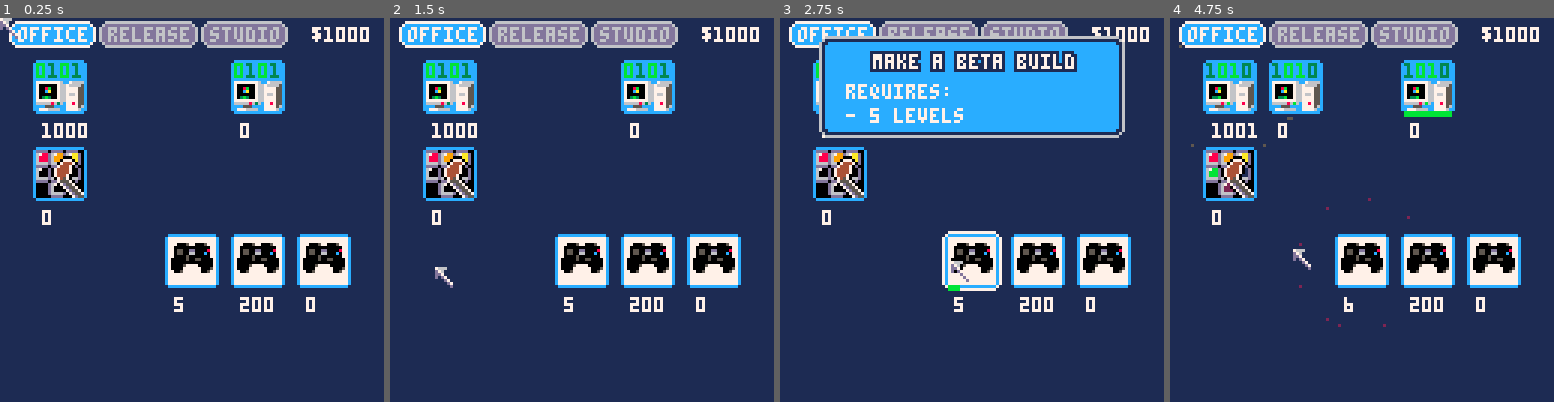
Above: before the commit, frames 1-4 (left to right).
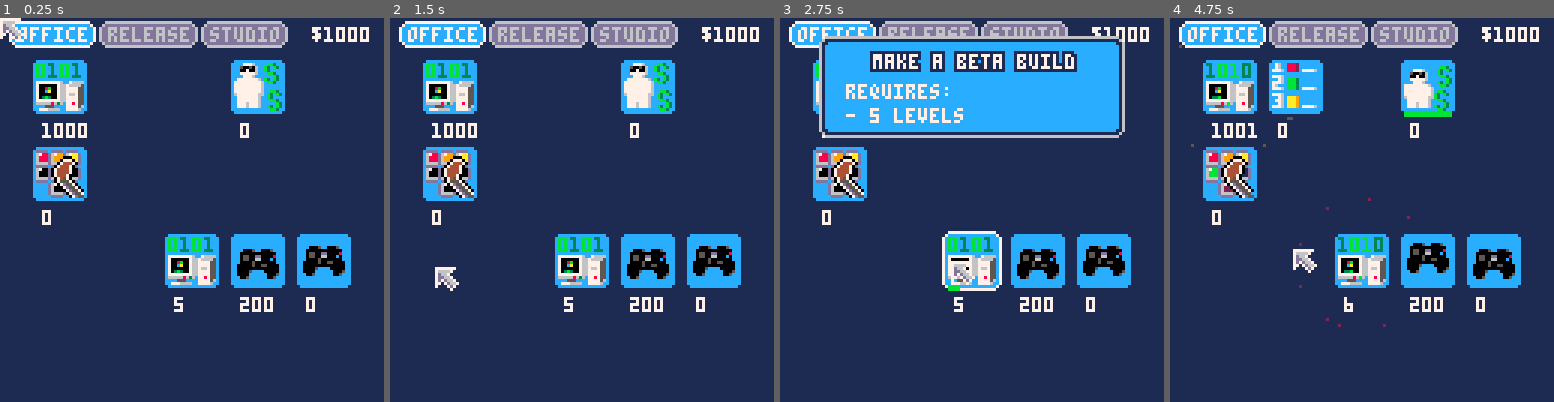
Above: after the commit, the same moments.

Repository: wesen/carts
Game: PICO-8 cartridge games/gamedevgame/gamedevgame.p8
Two runs of this game, one before a commit and one after it. Both use one fixed random seed, a clock stepped at 60 frames per second and the inputs below.
Inputs (mouse positions are in pixels of both pictures, inside the frame that each line leads up to):
- Up to frame 1 (0.25 s): no input
- Up to frame 2 (1.5 s): click (670, 121) at 0.67 s; click (436, 267) at 1.22 s
- Up to frame 3 (2.75 s): click (887, 114) at 1.77 s; click (952, 259) at 2.32 s
- Up to frame 4 (4.75 s): click (1404, 106) at 2.87 s; click (1465, 256) at 3.42 s; click (1231, 102) at 3.97 s; click (1292, 248) at 4.52 s

The runs differ from the first frame. In frame 1, 5.2% of the frame differs, in the area x 0-91%, y 0-70%; in frame 2, 5.3%; in frame 3, 3.9%; in frame 4, 6.2%, in the area x 9-91%, y 11-70%.

Commit message:
Add new icons and mouse trails

Diff:
--- a/games/gamedevgame/gamedevgame.lua
+++ b/games/gamedevgame/gamedevgame.lua
@@ -13,6 +13,7 @@
 --#include tween
 --#include button
 --#include dialogbox
+--#include mouse
 
 --#include resourcemanager
 --#include tab
--- a/games/gamedevgame/gamedevgame.p8
+++ b/games/gamedevgame/gamedevgame.p8
@@ -704,6 +704,45 @@
   print(self.text[i][2],x+7,y+i*8-2,self.text[i][1])
  end
 end
+
+cls_mouse=class(function(self)
+ self.trails={}
+ self.idx=1
+ self.prev_x=0
+ self.prev_y=0
+end)
+
+function sqr(x) return x*x end
+
+function cls_mouse:draw()
+ local n=5
+ spr(1,glb_mouse_x,glb_mouse_y)
+
+ for i=1,n do
+  local idx=(self.idx+i-1)%n
+  if self.trails[idx]!=nil then
+   local v=self.trails[idx]
+   local x=v[1]
+   local y=v[2]
+   local d=sqr(glb_mouse_x+7-x)+sqr(glb_mouse_y+7-y)
+   darken((n-i)*100/n/2)
+   if d>10 then
+    local r=i/(n/3)+1
+    -- circfill(v[1],v[2],r,7)
+    spr(1,v[1],v[2])
+   end
+  end
+ end
+ pal()
+ -- if self.prev_x!=glb_mouse_x or self.prev_y!=glb_mouse_y then
+  self.trails[self.idx]={glb_mouse_x,glb_mouse_y}
+  self.idx=(self.idx+1)%n
+ -- end
+ self.prev_x=glb_mouse_x
+ self.prev_y=glb_mouse_y
+end
+
+glb_mouse=cls_mouse.init()
 
 
 resource_manager_cls=class(function(self)
@@ -869,6 +908,7 @@
 
  self.stat_t=0
  self.stat_produced=0
+ self.offset=0
 
  if glb_debug then
   -- self.created=true
@@ -910,7 +950,7 @@
   draw_rounded_rect1(x,y,w,w,glb_bg_col2)
  end
 
- spr(self.spr+frame(12,3)*2,x,y,2,2)
+ spr(self.spr+((frame(12,3)+self.offset)%3)*2,x,y,2,2)
  -- sspr(sx*8,sy*8,8,8,x,y,16,16)
 
  if self.t>0 then
@@ -1077,7 +1117,7 @@
  {loc=5},
  0.5,
   -- spr
-  4,
+  106,
   -- description
   "write a c# function!",
   "c# function written",
@@ -1105,7 +1145,7 @@
  {csharp_file=2},
  2,
  -- spr
- 4,
+ 132,
  -- description
  "do client work (+$10)",
  "",
@@ -1136,7 +1176,7 @@
   {pixel=8},
   0.8,
   -- spr
-  74 ,
+  202,
   -- description
   "draw a sprite!",
   "sprite drawn",
@@ -1160,7 +1200,7 @@
  {animation=1,csharp_file=1},
  2,
  -- spr
- 36,
+ 138,
  "make a prop!",
  "prop created",
  tab_game
@@ -1177,6 +1217,7 @@
  "character created",
  tab_game
 )
+res_character.offset=1
 
 res_tilemap=resource_cls.init("tilemap",
  "tilemaps",
@@ -1198,7 +1239,7 @@
  {tilemap=1,prop=5,character=2,csharp_file=1},
  5,
  -- spr
- 36,
+ 164,
  "make a level!",
  "level created",
  tab_game
@@ -1211,7 +1252,7 @@
  {level=5},
  2,
  -- spr
- 42,
+ 4,
  -- description
  "make a beta build",
  "game built",
@@ -1231,6 +1272,7 @@
  "game tested",
  tab_game
 )
+res_playtest.offset=1
 res_playtest.is_clickable_f=function(self)
  return res_build.count>0
 end
@@ -1712,6 +1754,7 @@
  end
 
  glb_resource_manager:draw()
+ glb_mouse:draw()
  spr(1,glb_mouse_x,glb_mouse_y)
 
  for _,v in pairs(glb_particles) do
--- a/games/gamedevgame/main.lua
+++ b/games/gamedevgame/main.lua
@@ -56,6 +56,7 @@
  end
 
  glb_resource_manager:draw()
+ glb_mouse:draw()
  spr(1,glb_mouse_x,glb_mouse_y)
 
  for _,v in pairs(glb_particles) do
--- /dev/null
+++ b/games/gamedevgame/mouse.lua
@@ -0,0 +1,38 @@
+cls_mouse=class(function(self)
+ self.trails={}
+ self.idx=1
+ self.prev_x=0
+ self.prev_y=0
+end)
+
+function sqr(x) return x*x end
+
+function cls_mouse:draw()
+ local n=5
+ spr(1,glb_mouse_x,glb_mouse_y)
+
+ for i=1,n do
+  local idx=(self.idx+i-1)%n
+  if self.trails[idx]!=nil then
+   local v=self.trails[idx]
+   local x=v[1]
+   local y=v[2]
+   local d=sqr(glb_mouse_x+7-x)+sqr(glb_mouse_y+7-y)
+   darken((n-i)*100/n/2)
+   if d>10 then
+    local r=i/(n/3)+1
+    -- circfill(v[1],v[2],r,7)
+    spr(1,v[1],v[2])
+   end
+  end
+ end
+ pal()
+ -- if self.prev_x!=glb_mouse_x or self.prev_y!=glb_mouse_y then
+  self.trails[self.idx]={glb_mouse_x,glb_mouse_y}
+  self.idx=(self.idx+1)%n
+ -- end
+ self.prev_x=glb_mouse_x
+ self.prev_y=glb_mouse_y
+end
+
+glb_mouse=cls_mouse.init()
--- a/games/gamedevgame/resource.lua
+++ b/games/gamedevgame/resource.lua
@@ -29,6 +29,7 @@
 
  self.stat_t=0
  self.stat_produced=0
+ self.offset=0
 
  if glb_debug then
   -- self.created=true
@@ -70,7 +71,7 @@
   draw_rounded_rect1(x,y,w,w,glb_bg_col2)
  end
 
- spr(self.spr+frame(12,3)*2,x,y,2,2)
+ spr(self.spr+((frame(12,3)+self.offset)%3)*2,x,y,2,2)
  -- sspr(sx*8,sy*8,8,8,x,y,16,16)
 
  if self.t>0 then
--- a/games/gamedevgame/resources.lua
+++ b/games/gamedevgame/resources.lua
@@ -25,7 +25,7 @@
  {loc=5},
  0.5,
   -- spr
-  4,
+  106,
   -- description
   "write a c# function!",
   "c# function written",
@@ -53,7 +53,7 @@
  {csharp_file=2},
  2,
  -- spr
- 4,
+ 132,
  -- description
  "do client work (+$10)",
  "",
@@ -84,7 +84,7 @@
   {pixel=8},
   0.8,
   -- spr
-  74 ,
+  202,
   -- description
   "draw a sprite!",
   "sprite drawn",
@@ -108,7 +108,7 @@
  {animation=1,csharp_file=1},
  2,
  -- spr
- 36,
+ 138,
  "make a prop!",
  "prop created",
  tab_game
@@ -125,6 +125,7 @@
  "character created",
  tab_game
 )
+res_character.offset=1
 
 res_tilemap=resource_cls.init("tilemap",
  "tilemaps",
@@ -146,7 +147,7 @@
  {tilemap=1,prop=5,character=2,csharp_file=1},
  5,
  -- spr
- 36,
+ 164,
  "make a level!",
  "level created",
  tab_game
@@ -159,7 +160,7 @@
  {level=5},
  2,
  -- spr
- 42,
+ 4,
  -- description
  "make a beta build",
  "game built",
@@ -179,6 +180,7 @@
  "game tested",
  tab_game
 )
+res_playtest.offset=1
 res_playtest.is_clickable_f=function(self)
  return res_build.count>0
 end
Not shown, changed: 120 lines of the sprite sheet (__gfx__) section of games/gamedevgame/gamedevgame.p8
Not shown, changed: games/gamedevgame/gamedevgame.png
